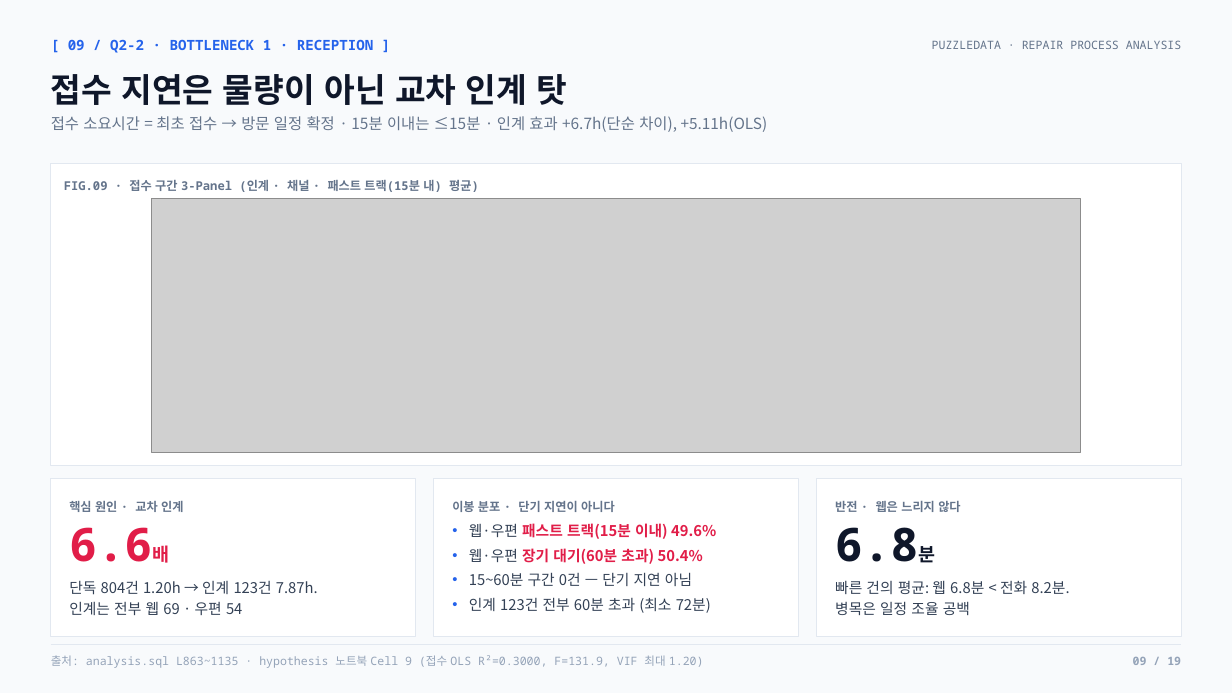
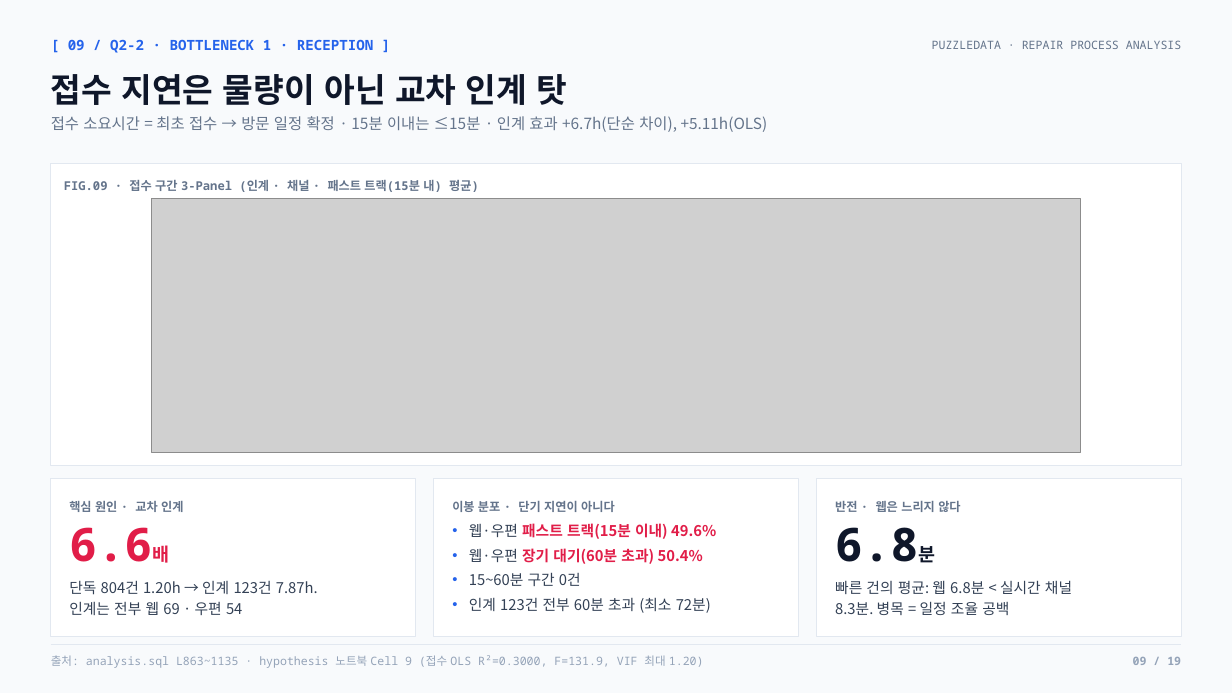
Before and after one commit to nus1245/puzzle_data, a slide deck: slide 9 of outputs/pptx/puzzledata_repair_report.pptx. Drawn at 1232x693 pixels with LibreOffice and Linux fonts; fonts in the diff are those of the drawing; grey boxes stand for pictures. Boxes give left, top, right and bottom in pixels: in the first picture for what was removed or moved away, otherwise in the second. Text is boxed around its words. In the diff, an @@ line names an element or a change of style, - is before the commit and + after.

Commit message:
feat(deck): slide 9 card wording (real-time channel average, 병목 = 일정 조율 공백)

```diff
--- a/outputs/pptx/puzzledata_repair_report.pptx
+++ b/outputs/pptx/puzzledata_repair_report.pptx
@@ text at <box>469,572,581,586</box>: text changed @@
-• 15~60분 구간 0건 — 단기 지연 아님
+• 15~60분 구간 0건
@@ text at <box>835,580,1072,615</box>: text changed @@
-빠른 건의 평균: 웹 6.8분 < 전화 8.2분.
-병목은 일정 조율 공백
+빠른 건의 평균: 웹 6.8분 < 실시간 채널
+8.3분. 병목 = 일정 조율 공백
```
Also in this commit, not shown: 5 other files.
